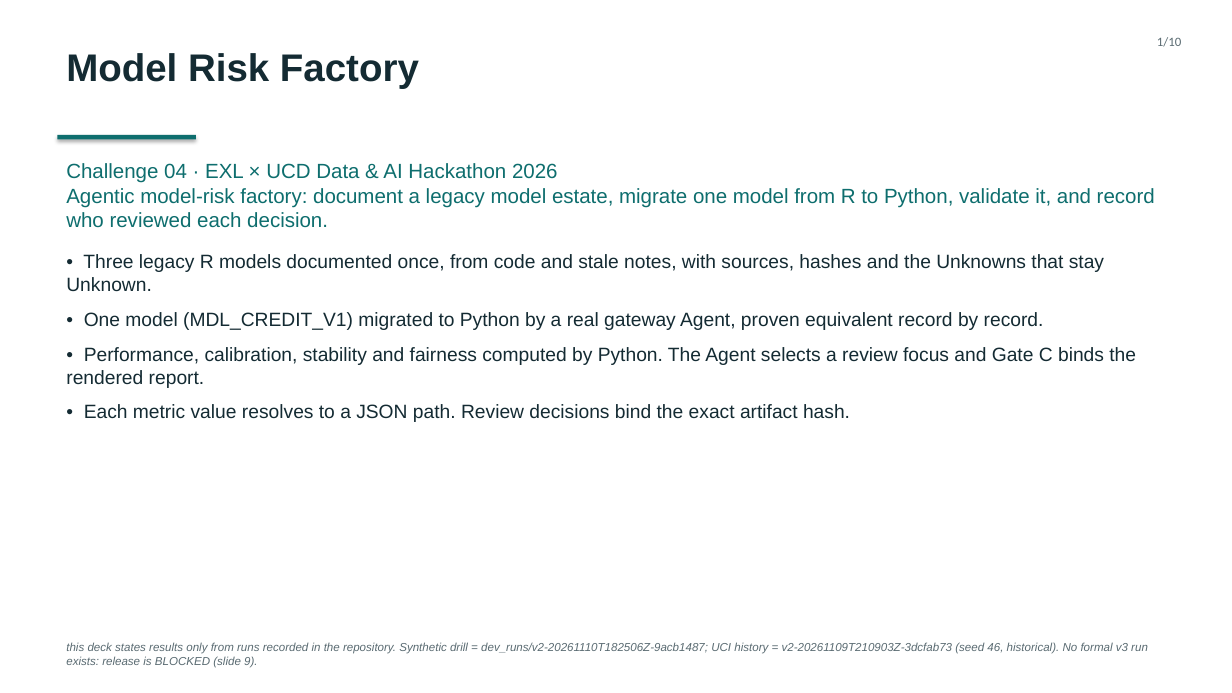
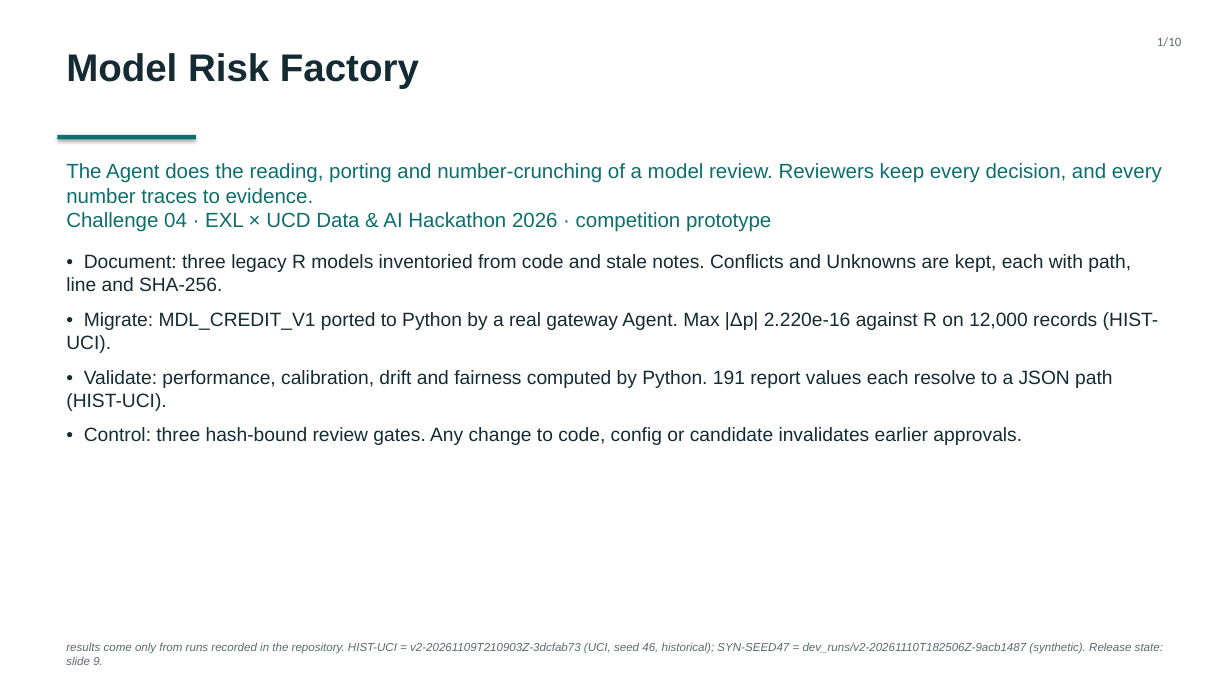
Before and after one commit to wufangxun106334-pixel/model-risk-factory, a slide deck: slide 1 of materials/solution_deck.pptx. Drawn at 1232x693 pixels with LibreOffice and Linux fonts; fonts in the diff are those of the drawing. Boxes give left, top, right and bottom in pixels: in the first picture for what was removed or moved away, otherwise in the second. Text is boxed around its words. In the diff, an @@ line names an element or a change of style, - is before the commit and + after.

```diff
--- a/materials/solution_deck.pptx
+++ b/materials/solution_deck.pptx
@@ text at (66, 163, 1162, 232): text changed @@
-Challenge 04 · EXL × UCD Data & AI Hackathon 2026
-Agentic model-risk factory: document a legacy model estate, migrate one model from R to Python, validate it, and record who reviewed each decision.
+The Agent does the reading, porting and number-crunching of a model review. Reviewers keep every decision, and every number traces to evidence.
+Challenge 04 · EXL × UCD Data & AI Hackathon 2026 · competition prototype
@@ text at (66, 254, 1159, 445): text changed @@
-• Three legacy R models documented once, from code and stale notes, with sources, hashes and the Unknowns that stay Unknown.
-• One model (MDL_CREDIT_V1) migrated to Python by a real gateway Agent, proven equivalent record by record.
-• Performance, calibration, stability and fairness computed by Python. The Agent selects a review focus and Gate C binds the rendered report.
-• Each metric value resolves to a JSON path. Review decisions bind the exact artifact hash.
+• Document: three legacy R models inventoried from code and stale notes. Conflicts and Unknowns are kept, each with path, line and SHA-256.
+• Migrate: MDL_CREDIT_V1 ported to Python by a real gateway Agent. Max |Δp| 2.220e-16 against R on 12,000 records (HIST-UCI).
+• Validate: performance, calibration, drift and fairness computed by Python. 191 report values each resolve to a JSON path (HIST-UCI).
+• Control: three hash-bound review gates. Any change to code, config or candidate invalidates earlier approvals.
@@ text at (66, 642, 1163, 665): text changed @@
-this deck states results only from runs recorded in the repository. Synthetic drill = dev_runs/v2-20261110T182506Z-9acb1487; UCI history = v2-20261109T210903Z-3dcfab73 (seed 46, historical). No formal v3 run exists: release is BLOCKED (slide 9).
+results come only from runs recorded in the repository. HIST-UCI = v2-20261109T210903Z-3dcfab73 (UCI, seed 46, historical); SYN-SEED47 = dev_runs/v2-20261110T182506Z-9acb1487 (synthetic). Release state: slide 9.
```
Also in this commit, not shown: 6 other slides changed, 8 other files.
